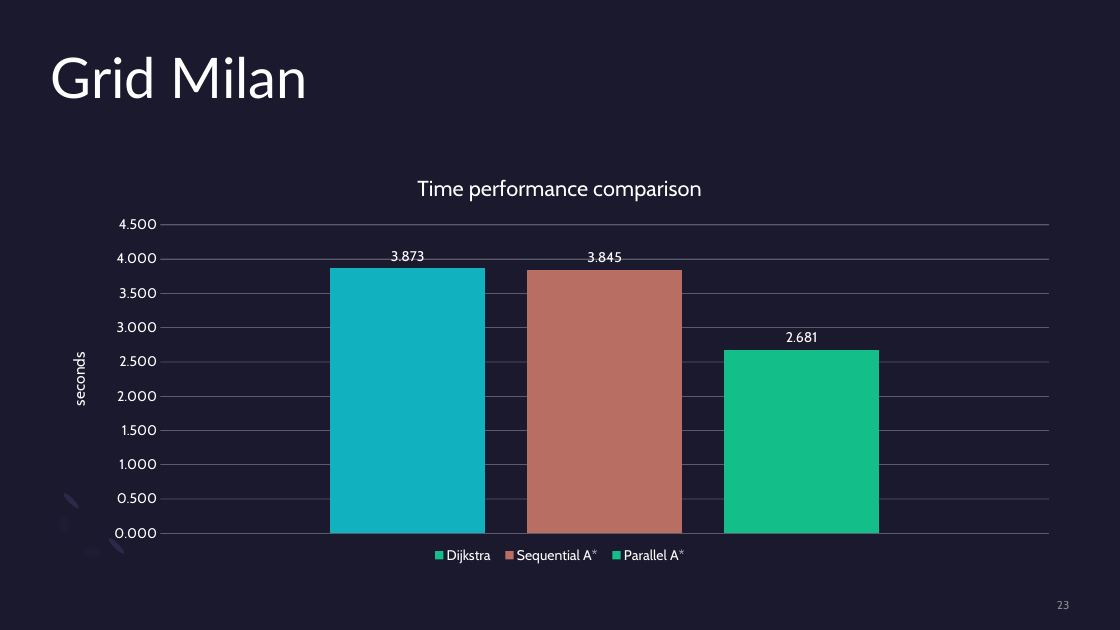
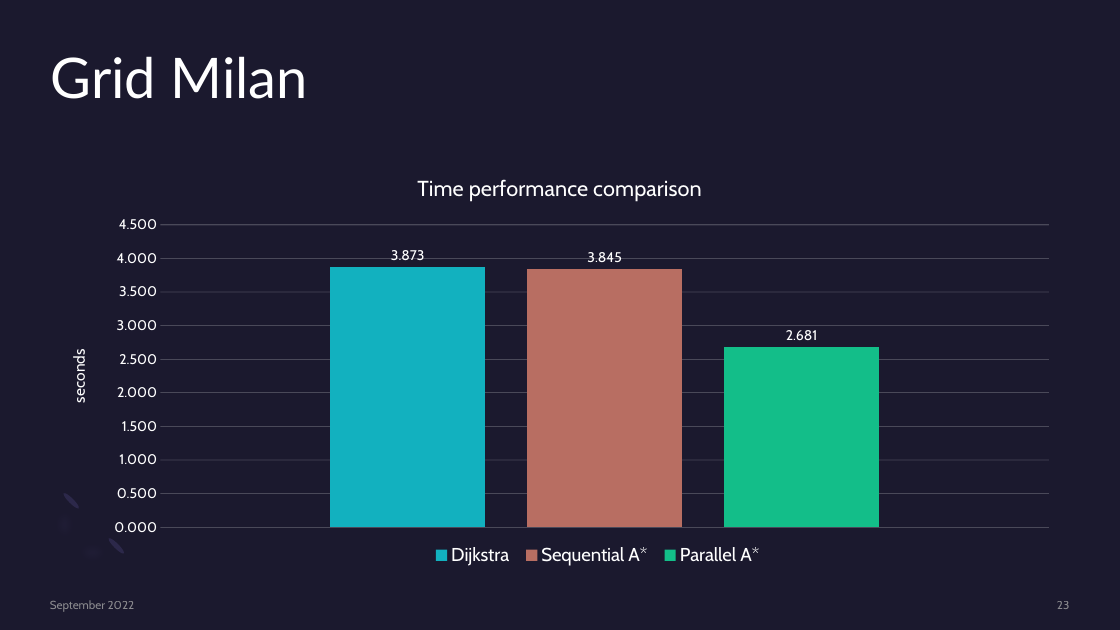
Before and after one commit to Salvo-kun/a-star, a slide deck: slide 23 of presentation/astar_slides.pptx. Drawn at 1120x630 pixels with LibreOffice and Linux fonts; fonts in the diff are those of the drawing. Boxes give left, top, right and bottom in pixels: in the first picture for what was removed or moved away, otherwise in the second. Text is boxed around its words. In the diff, an @@ line names an element or a change of style, - is before the commit and + after.

```diff
--- a/presentation/astar_slides.pptx
+++ b/presentation/astar_slides.pptx
@@ column chart at (x1=50, y1=156, x2=1070, y2=580) @@
@@ colour of Dijkstra #13BE89 to #12B1BF @@
@@ legend changed @@
@@ value axis changed @@
@@ text added at (x1=50, y1=600, x2=135, y2=612), 10 pt, text #A6A6A6 at 80% opacity @@
+September 2022
```
Also in this commit, not shown: 24 other slides changed, 6 slides added, 5 slides removed, 3 other files.
